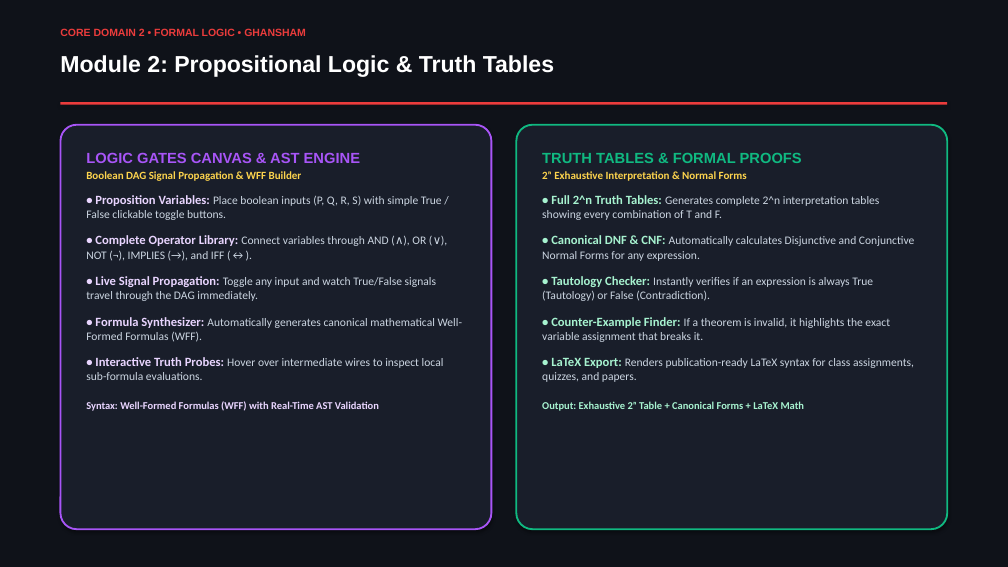
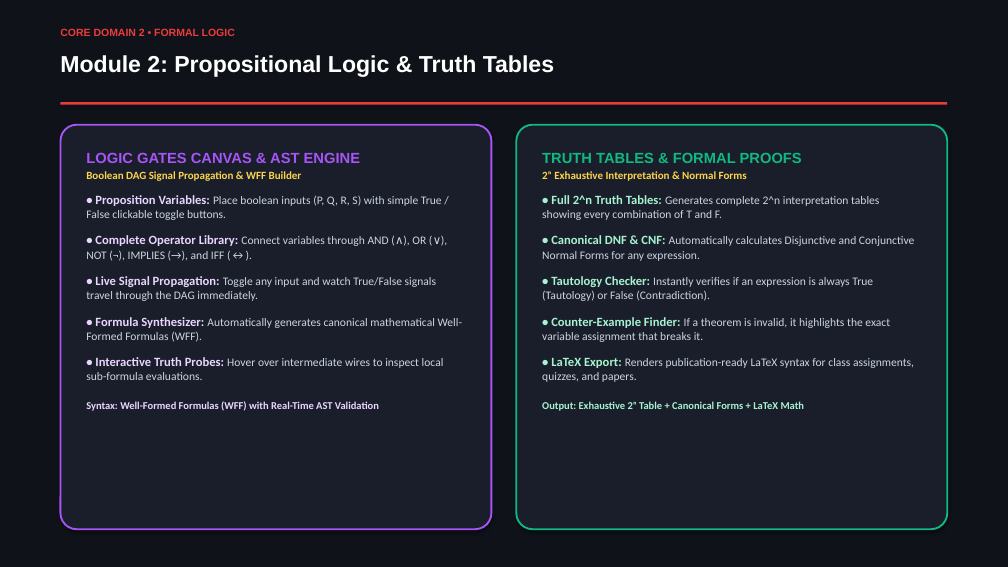
Before and after one commit to akash20065ray-sys/Logic_verse, a slide deck: slide 6 of LogicVerse_Presentation_Without_Names.pptx. Drawn at 1008x567 pixels with LibreOffice and Linux fonts; fonts in the diff are those of the drawing. Boxes give left, top, right and bottom in pixels: in the first picture for what was removed or moved away, otherwise in the second. Text is boxed around its words. In the diff, an @@ line names an element or a change of style, - is before the commit and + after.

```diff
--- a/LogicVerse_Presentation_Without_Names.pptx
+++ b/LogicVerse_Presentation_Without_Names.pptx
@@ text at [60, 28, 235, 36]: text changed @@
-CORE DOMAIN 2 • FORMAL LOGIC • GHANSHAM
+CORE DOMAIN 2 • FORMAL LOGIC
```
Also in this commit, not shown: 7 other slides changed, 4 other files.
